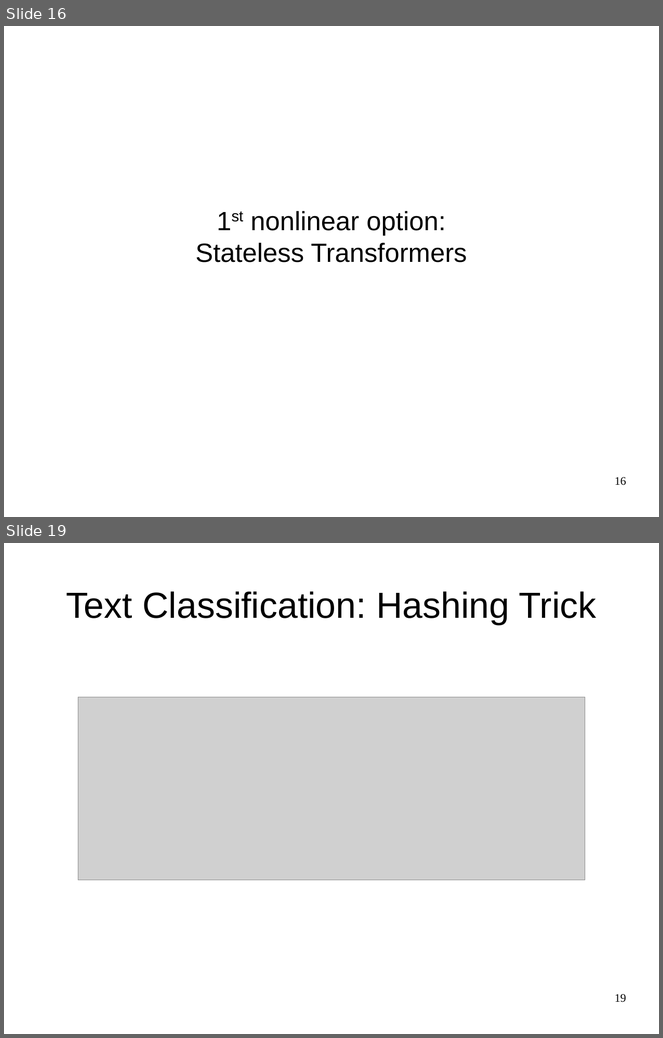
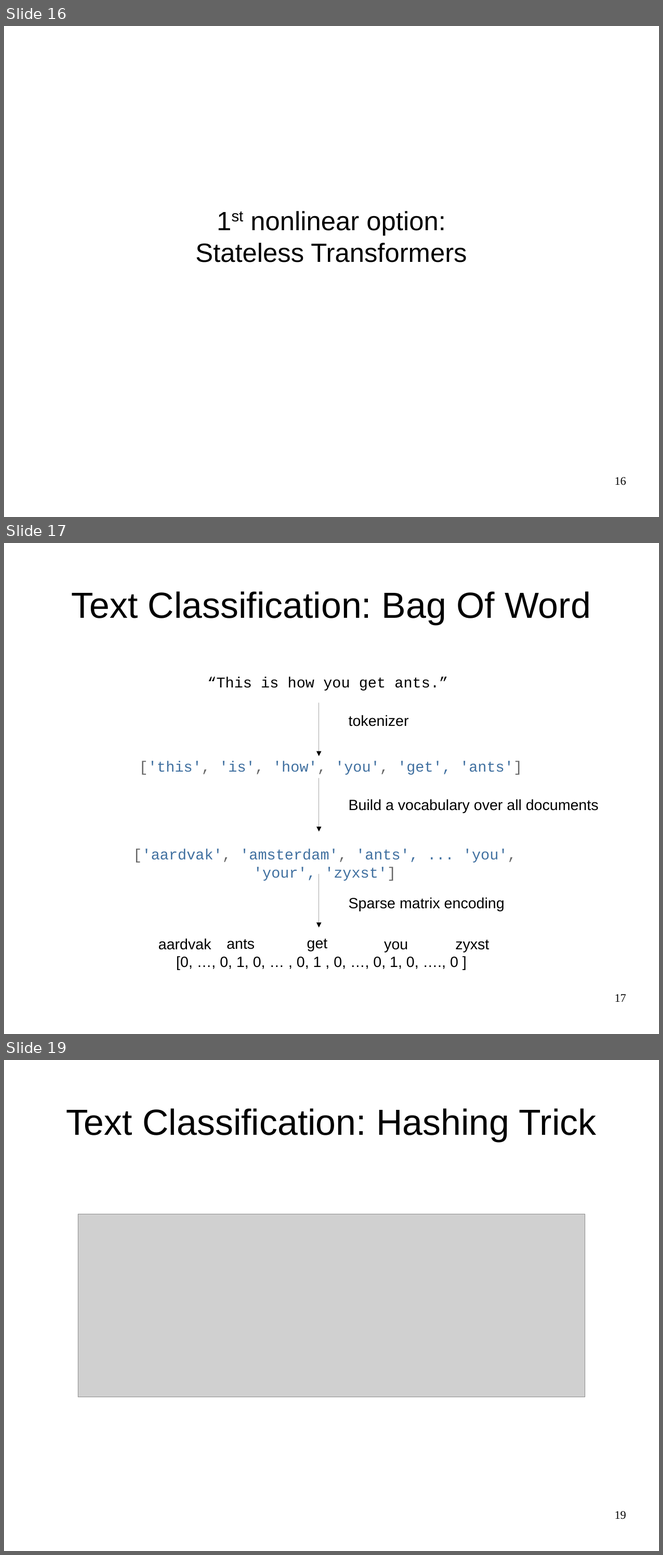
Before and after one commit to amueller/talks_odt, a slide deck: large-scale-non-linear-learning-pygotham-2015.odp. Shown one above the other, each under a label of ours: slides 16 and 19 before the commit, slides 16, 17 and 19 after it; the slides between them are not shown. The pictures are 663x1038 and 663x1555 pixels, drawn with LibreOffice and Linux fonts; fonts in the diff are those of the drawing; grey boxes stand for pictures. Boxes give left, top, right and bottom in pixels: in the first picture for what was removed or moved away, otherwise in the second. Text is boxed around its words. In the diff, an @@ line names an element or a change of style, - is before the commit and + after.

```diff
--- a/large-scale-non-linear-learning-pygotham-2015.odp
+++ b/large-scale-non-linear-learning-pygotham-2015.odp
@@ slide 17 added at bbox=[4, 543, 659, 1034], background #FFFFFF @@
@@ title added at bbox=[71, 591, 591, 625], 44 pt, text #000000 @@
+Text Classification: Bag Of Word
@@ text added at bbox=[207, 677, 448, 691], 18 pt, text #000000 @@
+“This is how you get ants.”
@@ arrow added from (319, 703) to (319, 756), #000000 0 pt @@
@@ text added at bbox=[349, 715, 409, 727], 18 pt, text #000000 @@
+tokenizer
@@ text added at bbox=[139, 761, 522, 775], 18 pt, text #4070A0 @@
+['this', 'is', 'how', 'you', 'get', 'ants']
@@ arrow added from (319, 779) to (319, 832), #000000 0 pt @@
@@ text added at bbox=[349, 799, 599, 813], 18 pt, text #000000 @@
+Build a vocabulary over all documents
@@ text added at bbox=[133, 849, 517, 881], 18 pt, text #4070A0 @@
+['aardvak', 'amsterdam', 'ants', ... 'you', 'your', 'zyxst']
@@ arrow added from (319, 874) to (319, 928), #000000 0 pt @@
@@ text added at bbox=[349, 898, 505, 912], 18 pt, text #000000 @@
+Sparse matrix encoding
@@ group added at bbox=[158, 939, 489, 970]: 6 texts @@
+[0, …, 0, 1, 0, … , 0, 1 , 0, …, 0, 1, 0, …., 0 ]
+ants
+get
+you
+aardvak
+zyxst
@@ page number added at bbox=[615, 994, 626, 1002], 14 pt, text #000000 @@
+17
```
Also in this commit, not shown: 1 slide changed, 2 other slides added, 2 slides removed.
